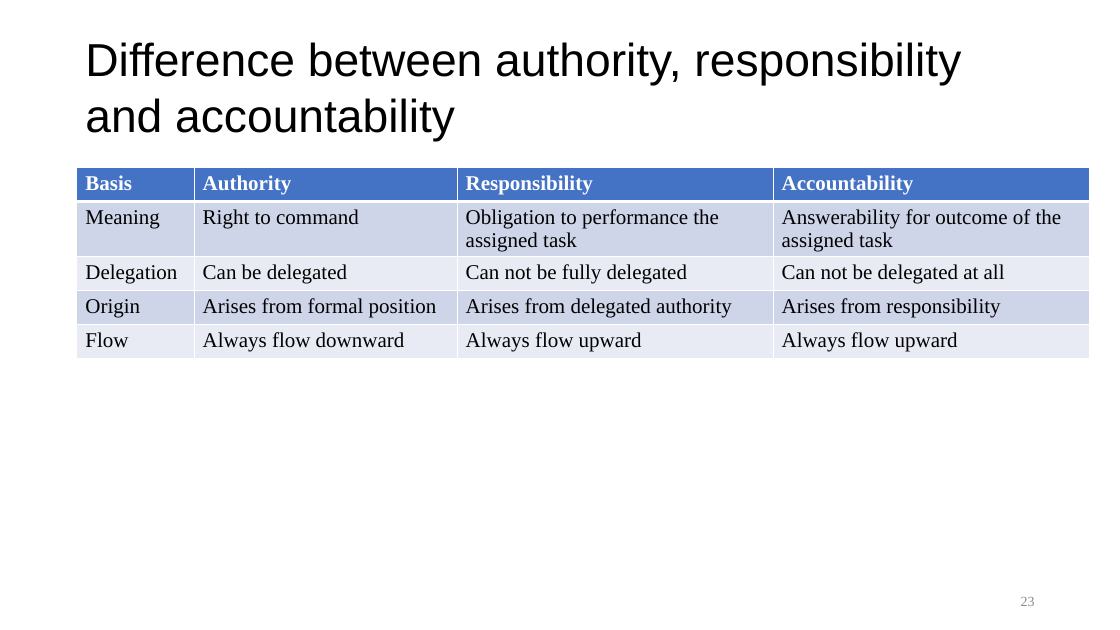
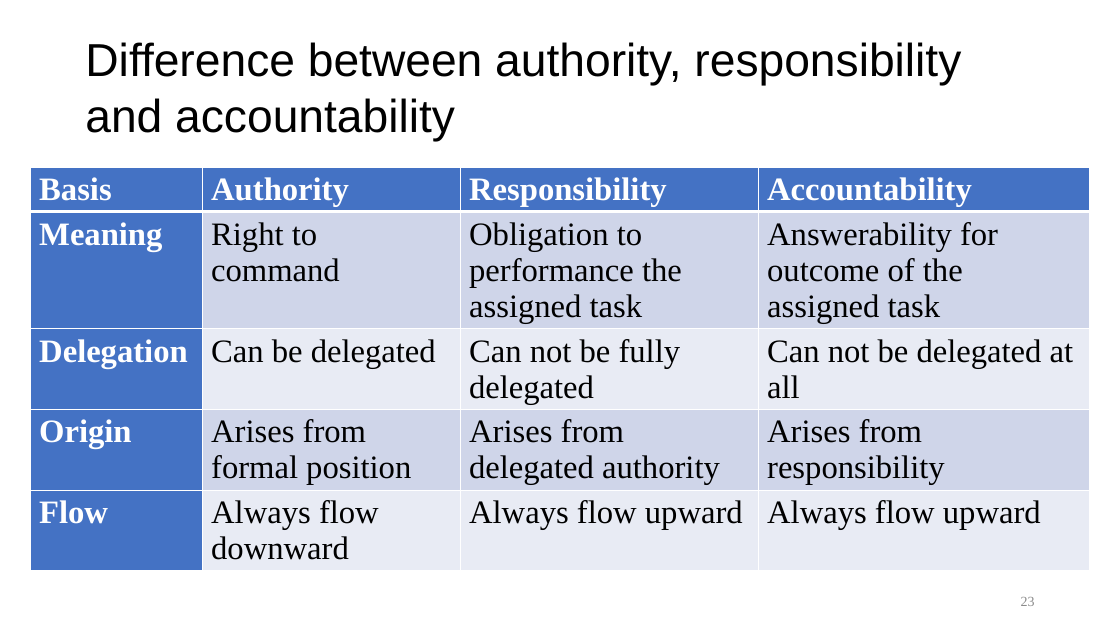
Before and after one commit to ywdeng/uscojywdeng, a slide deck: slide 23 of src/assets/1091/ProjectManagement/CH01/01.pptx. Drawn at 1120x630 pixels with LibreOffice and Linux fonts; fonts in the diff are those of the drawing. Boxes give left, top, right and bottom in pixels: in the first picture for what was removed or moved away, otherwise in the second. Text is boxed around its words. In the diff, an @@ line names an element or a change of style, - is before the commit and + after.

```diff
--- a/src/assets/1091/ProjectManagement/CH01/01.pptx
+++ b/src/assets/1091/ProjectManagement/CH01/01.pptx
@@ table at [31,167,1090,602] @@
@@ fill #CFD5EA to #4472C4 in 2 cells @@
@@ fill #E9EBF5 to #4472C4 in 2 cells @@
@@ size 18 to 28 pt @@
@@ text colour #000000 to #FFFFFF, bold on in "Meaning", "Delegation", "Origin", "Flow" @@
@@ table: place and size @@
-table at [77,167,1090,362]
+table at [31,167,1090,602]
```
Also in this commit, not shown: 12 other slides changed, 9 slides added, 6 other files.
